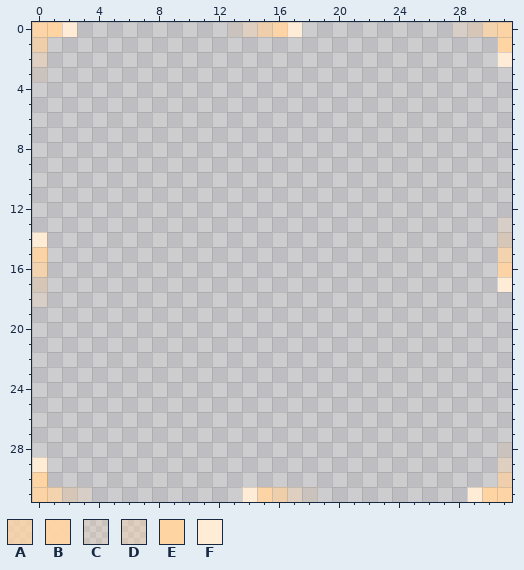
Pixel-art sprite: InParallel Art Assets/ComponentHover2.png. Above: the version before the commit.
The file is 32x32 pixels. Colours within 5 levels of each other are drawn and written as one.
Palette (. is transparent): A #ffd4a3c1  B #ffd4a3f1  C #ffd4a331  D #ffd4a359  E #ffd4a3  F #ffecd6
Pixels before, first column x 0:
 0 BEF..........CDABF..........CDAB
 1 A..............................E
 2 D..............................F
 3 C...............................
 4 ................................
 5 ................................
 6 ................................
 7 ................................
 8 ................................
 9 ................................
10 ................................
11 ................................
12 ................................
13 ...............................C
14 F..............................D
15 B..............................A
16 A..............................B
17 D..............................F
18 C...............................
19 ................................
20 ................................
21 ................................
22 ................................
23 ................................
24 ................................
25 ................................
26 ................................
27 ................................
28 ...............................C
29 F..............................D
30 E..............................A
31 BADC..........FBADC..........FEB
Once edited:
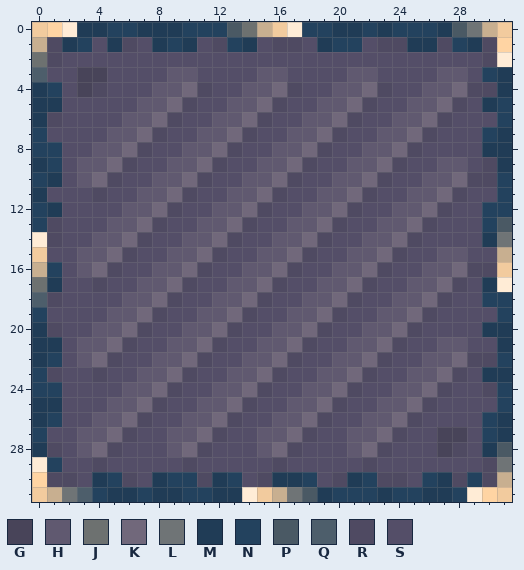
Colours new in this view: G #484459  H #605970  J #6d7170  K #71687b  L #6f7476  M #203c56  N #23425e  P #4a5964  Q #4d5e6b  R #4f4a62  S #544e68
Commit: Add files via upload Hover Sprites with Compinent tiles added in the backgrund.
Changes in this commit:
colour A: #ffd4a3c1 -> #c8af90
colour B: #ffd4a3f1 -> #f2cb9e
Changed rows in their new state; - is a pixel that keeps its letter.
first column x 0:
 0 ---MMNNMMMNNNPJ---NNMMNMNNNMPL--
 1 -RMNSMRSMNMSRNMSRRSMNNSRRMMRNMR-
 2 JRSSSSSSSSSSSSSSSSSSSSSSSSSSSSR-
 3 QSSGGSSSSHHSSSSHHSSSSHHSSSSHHSNM
 4 MNSGRSSSHHKRSSHHKRSSHHKRSSHHKRRM
 5 MMSSSSSHHKRSSHHKRSSHHKRSSHHKRSMN
 6 MRSSSSHHKRSSHHKRSSHHKRSSHHKRSSSN
 7 NSSSSHHKRSSHHKRSSHHKRSSHHKRSSSNM
 8 NNSSHHKRSSHHKRSSHHKRSSHHKRSSSSMM
 9 MNSHHKRSSHHKRSSHHKRSSHHKRSSHHSRM
10 NMSHKRSSHHKRSSHHKRSSHHKRSSHHKRRN
11 MSSSRSSHHKRSSHHKRSSHHKRSSHHKRSSN
12 NMSSSSHHKRSSHHKRSSHHKRSSHHKRSSNN
13 NRSSSHHKRSSHHKRSSHHKRSSHHKRSSSNP
14 -RSSHHKRSSHHKRSSHHKRSSHHKRSSSSML
15 -SSHHKRSSHHKRSSHHKRSSHHKRSSHHSS-
16 -NSHKRSSHHKRSSHHKRSSHHKRSSHHKRR-
17 JMSSRSSHHKRSSHHKRSSHHKRSSHHKRSM-
18 QRSSSSHHKRSSHHKRSSHHKRSSHHKRSSNN
19 NSSSSHHKRSSHHKRSSHHKRSSHHKRSSSSN
20 MRSSHHKRSSHHKRSSHHKRSSHHKRSSSSMM
21 MMSHHKRSSHHKRSSHHKRSSHHKRSSHHSSM
22 MNSHKRSSHHKRSSHHKRSSHHKRSSHHKRRN
23 NRSSRSSHHKRSSHHKRSSHHKRSSHHKRSMM
24 NNSSSSHHKRSSHHKRSSHHKRSSHHKRSSRN
25 MMSSSHHKRSSHHKRSSHHKRSSHHKRSSSSN
26 MNSSHHKRSSHHKRSSHHKRSSHHKRSSSSNM
27 NSSHHKRSSHHKRSSHHKRSSHHKRSSGGSNM
28 MRSHKRSSSHKRSSSHKRSSSHKRSSSGRSMP
29 -NSSRSSSSSRSSSSSRSSSSSRSSSSSSSRL
30 -RRSMNRSMNNRMNSRMMNSRMNRRSNMRNR-
31 --LQNMMNMMNNMM---LPMNNNMNNMMN---
Changed places in both pictures, as pixel boxes (x1, y1, x2, y2):
changed: (32, 22, 512, 502)
